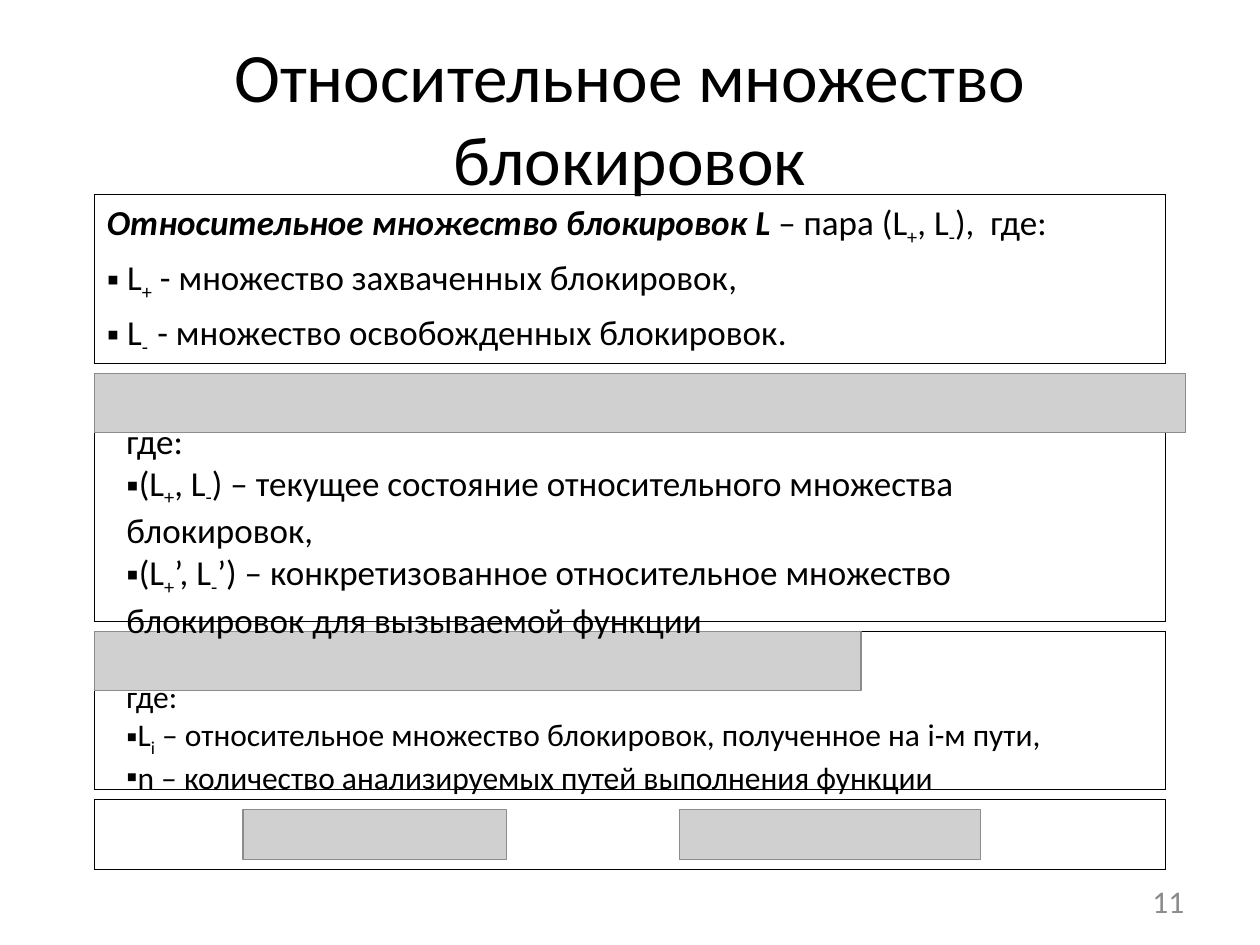
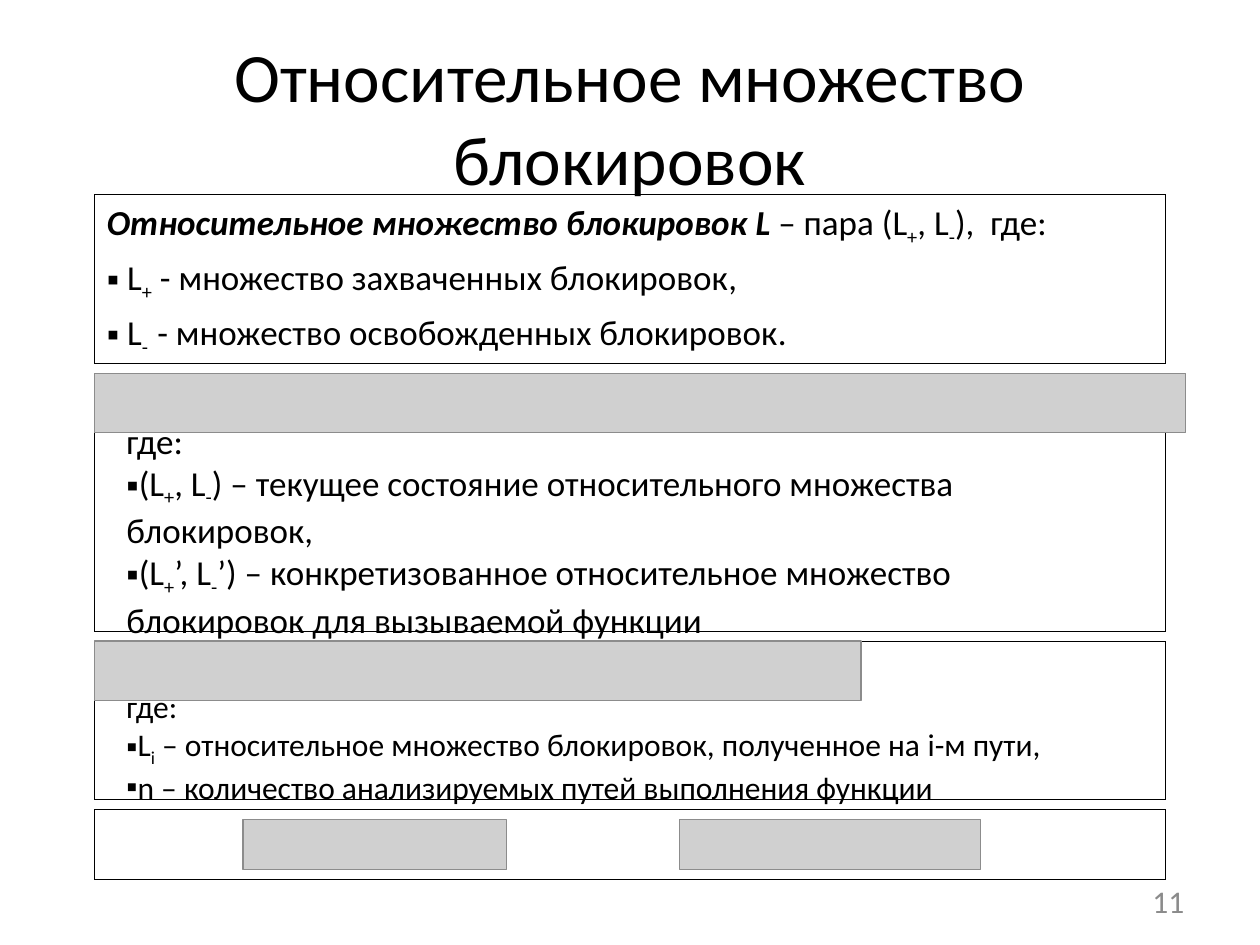
Before and after one commit to afrolovskiy/diplom, a slide deck: slide 11 of presentations/diplom/static race detection.pptx. Drawn at 1260x945 pixels with LibreOffice and Linux fonts; fonts in the diff are those of the drawing; grey boxes stand for pictures. Boxes give left, top, right and bottom in pixels: in the first picture for what was removed or moved away, otherwise in the second. Text is boxed around its words. In the diff, an @@ line names an element or a change of style, - is before the commit and + after.

```diff
--- a/presentations/diplom/static race detection.pptx
+++ b/presentations/diplom/static race detection.pptx
@@ rectangle resized from (x1=94, y1=373, x2=1166, y2=621) to (x1=94, y1=373, x2=1166, y2=631) @@
@@ 3 pictures, 2 rectangles, 1 text moved together from (x1=94, y1=631, x2=1166, y2=869) to (x1=94, y1=641, x2=1166, y2=879) @@
```
Also in this commit, not shown: 1 other slide changed, 1 other file.
